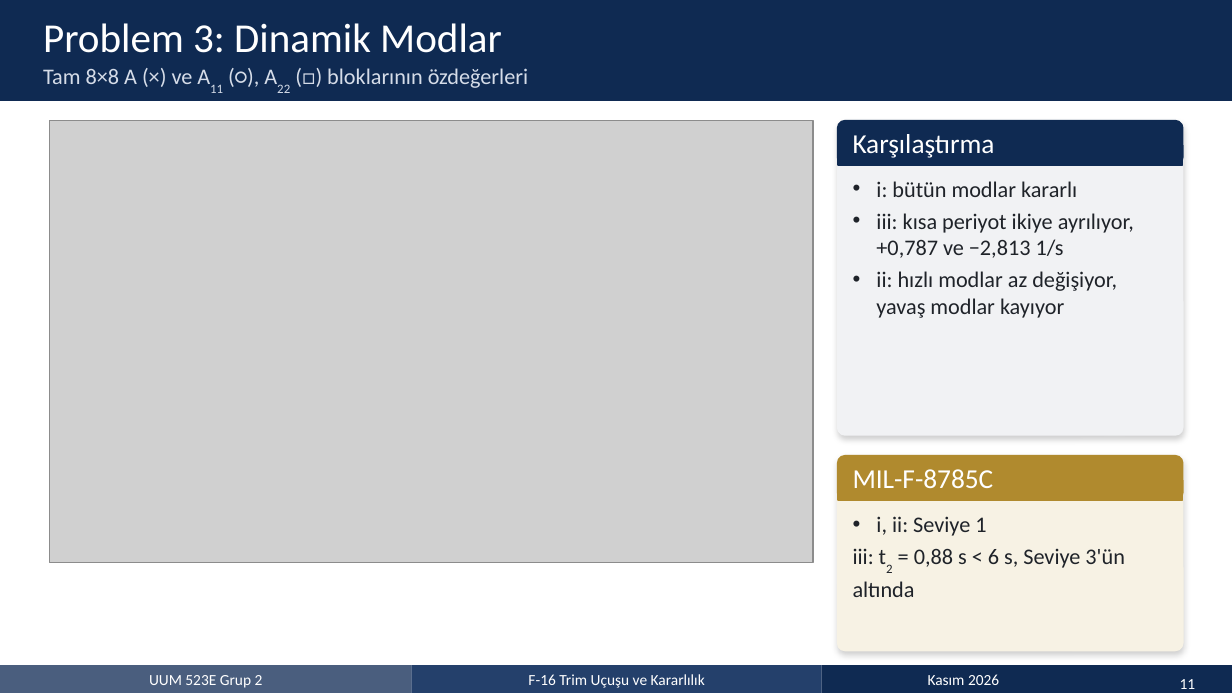
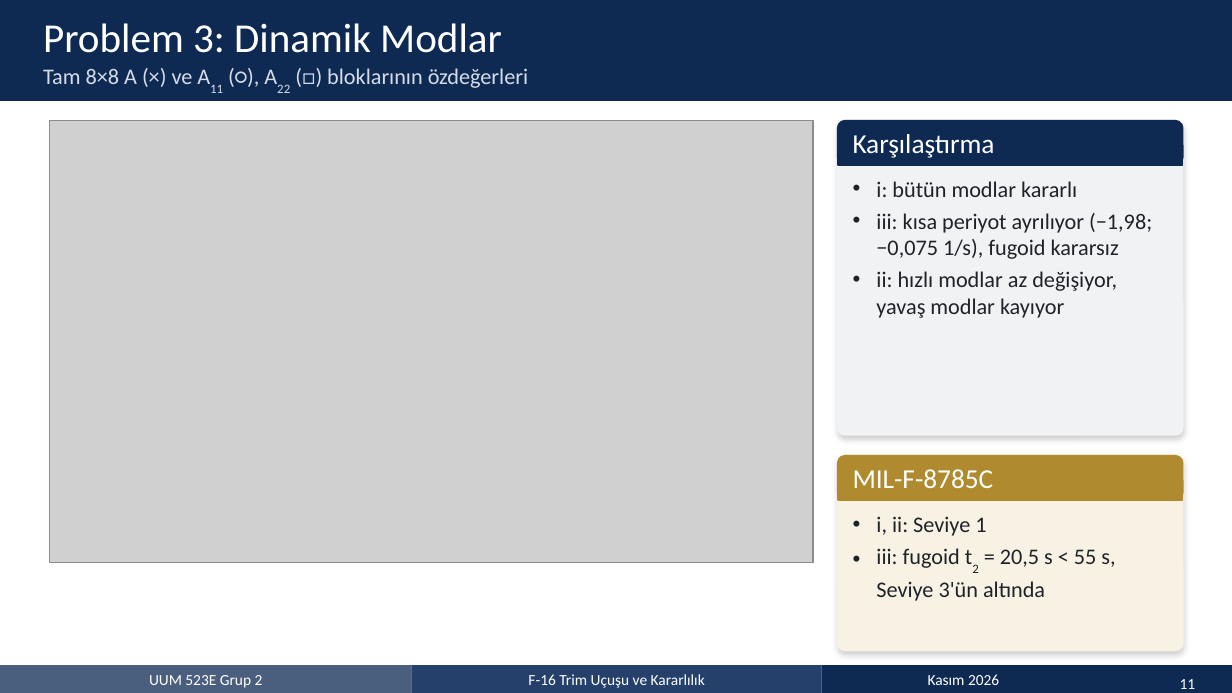
Before and after one commit to emircansurucu/UUM523E-F16-Flight-Dynamics, a slide deck: slide 11 of presentation/MT_Group2_Presentation_TR.pptx. Drawn at 1232x693 pixels with LibreOffice and Linux fonts; fonts in the diff are those of the drawing; grey boxes stand for pictures. Boxes give left, top, right and bottom in pixels: in the first picture for what was removed or moved away, otherwise in the second. Text is boxed around its words. In the diff, an @@ line names an element or a change of style, - is before the commit and + after.

```diff
--- a/presentation/MT_Group2_Presentation_TR.pptx
+++ b/presentation/MT_Group2_Presentation_TR.pptx
@@ text at box(876, 213, 1152, 259): text changed @@
-• iii: kısa periyot ikiye ayrılıyor, +0,787 ve −2,813 1/s
+• iii: kısa periyot ayrılıyor (−1,98; −0,075 1/s), fugoid kararsız
@@ text at box(876, 548, 1115, 601): text changed @@
-• iii: t2 = 0,88 s < 6 s, Seviye 3'ün altında
+• iii: fugoid t2 = 20,5 s < 55 s, Seviye 3'ün altında
```
Also in this commit, not shown: 9 other slides changed, 56 other files.
